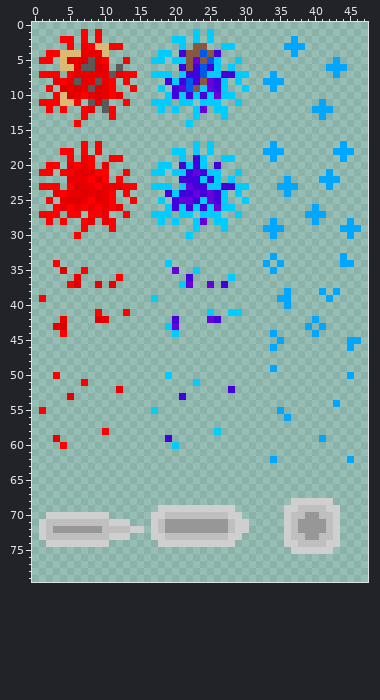
Sprite sheet -- FinalProject(Unity)/Assets/Assets/SpriteSheets/Effect Sprites.png. The picture above is the old version.
The file is 48x80 pixels.
After the commit:
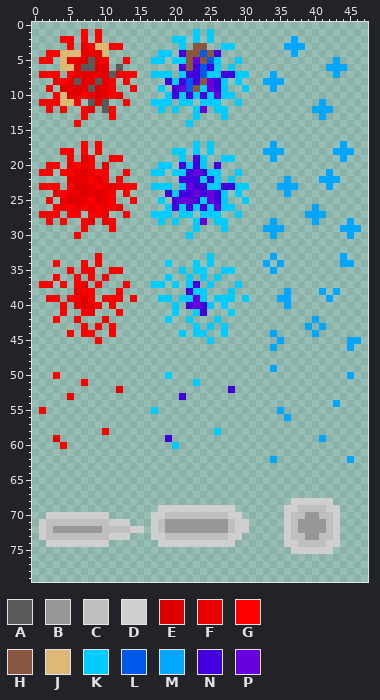
Palette (. is transparent): A #5a5a5a  B #979797  C #bfbfbf  D #cfcfcf  E #dd0000  F #e80000  G #ff0000  H #89563f  J #deb975  K #00ccff  L #0059e8  M #00a6ff  N #4200dd  P #6700dd
Changes in this commit:
y 33: x 9 . -> G; x 25 . -> K
y 34: x 7 . -> G; x 9 . -> G; x 23 . -> K; x 25 . -> K
y 35: x 4..5 E. -> .G; x 8 . -> G; x 11..12 .. -> GG; x 20..21 P. -> .K; x 24 . -> K; x 27..28 .. -> KK
y 36: x 3 . -> G; x 6 F -> G; x 8 . -> G; x 10 . -> G; x 12 G -> .; x 19 . -> K; x 22 N -> K; x 24 . -> K; x 26 . -> K; x 28 K -> .
y 37: x 1..2 .. -> GG; x 4..7 .GE. -> G.GF; x 9 F -> G; x 11 F -> .; x 13 . -> G; x 17..18 .. -> KK; x 20..23 .KP. -> K.KN; x 25 P -> K; x 27 N -> .; x 29 . -> K
y 38: x 6..8 ... -> FGG; x 12 . -> G; x 22..24 ... -> NKK; x 28 . -> K
y 39: x 1..3 G.. -> .GG; x 5..8 .... -> GGEG; x 10..12 ... -> GGG; x 14 . -> G; x 17..19 K.. -> .KK; x 21..24 .... -> KKPK; x 26..28 ... -> KKK; x 30 . -> K
y 40: x 4 . -> G; x 6..9 .... -> FEFG; x 11 . -> G; x 20 . -> K; x 22..25 .... -> NPNK; x 27 . -> K
y 41: x 4 . -> G; x 7..9 ..G -> GF.; x 12..13 .G -> G.; x 20 . -> K; x 23..25 ..K -> KN.; x 29 K -> .
y 42: x 3..4 .F -> G.; x 6 . -> G; x 9..10 EF -> .G; x 19..20 .N -> K.; x 22 . -> K; x 25..26 PN -> .K
y 43: x 3..4 FE -> ..; x 7 . -> G; x 9 . -> G; x 11 . -> G; x 19..20 KP -> ..; x 23 . -> K; x 25 . -> K; x 27 . -> K
y 44: x 4..5 G. -> .G; x 7..8 .. -> GG; x 11 . -> G; x 20..21 K. -> .K; x 23..24 .. -> KK; x 27 . -> K
y 45: x 9 . -> G; x 25 . -> K
Where, in picture pixels (left, top, right, bottom), the same in both pictures:
changed: (39, 253, 249, 344)
